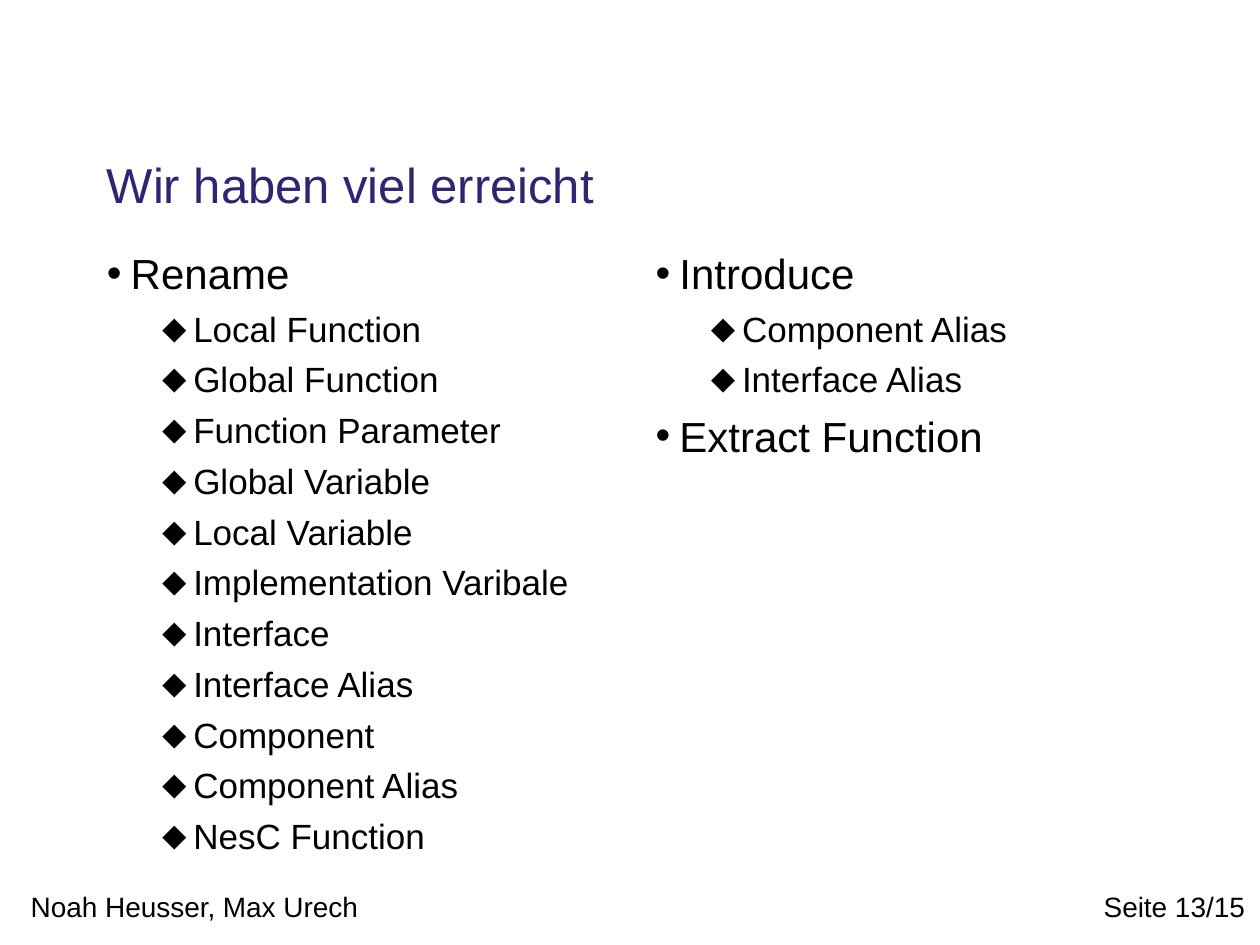
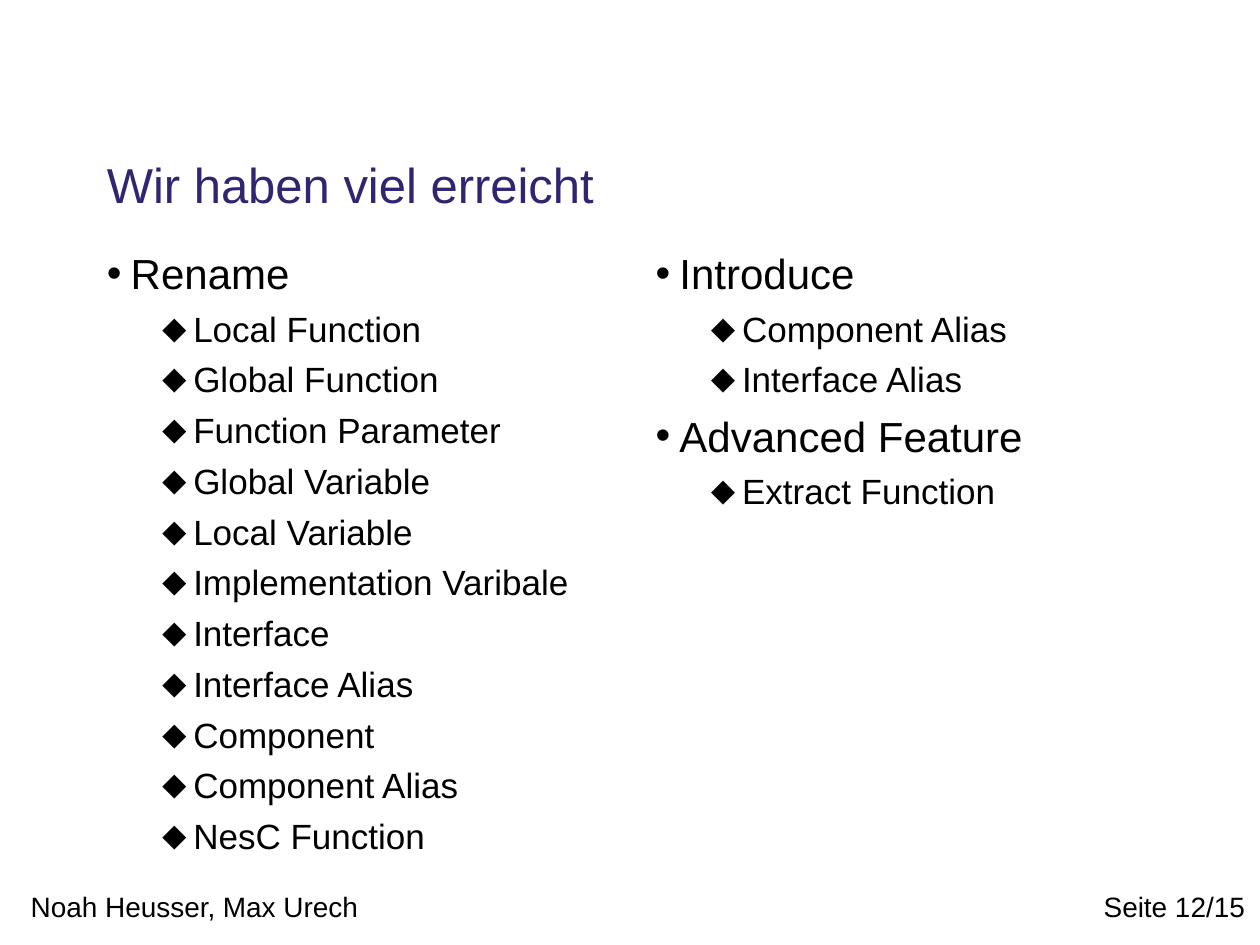
Before and after one commit to phsommer/yeti, a slide deck: slide 12 of TinyOS Refactoring/doc/presentation.odp (slide 13 before the commit). Drawn at 1260x945 pixels with LibreOffice and Linux fonts; fonts in the diff are those of the drawing; background and template pictures are left out. Boxes give left, top, right and bottom in pixels: in the first picture for what was removed or moved away, otherwise in the second. Text is boxed around its words. In the diff, an @@ line names an element or a change of style, - is before the commit and + after.

```diff
--- a/TinyOS Refactoring/doc/presentation.odp
+++ b/TinyOS Refactoring/doc/presentation.odp
@@ text at [679, 421, 1023, 453]: paragraph added @@
+• Advanced Feature
@@ text at [742, 478, 995, 505]: size 24 to 20 pt in "Extract Function"; bullet • to ⬥; list level 1 to 2 in "Extract Function" @@
@@ page number at [1104, 896, 1245, 918]: text changed @@
-Seite 13/15
+Seite 12/15
```
Also in this commit, not shown: 3 other slides changed, 2 slides added, 2 slides removed.
